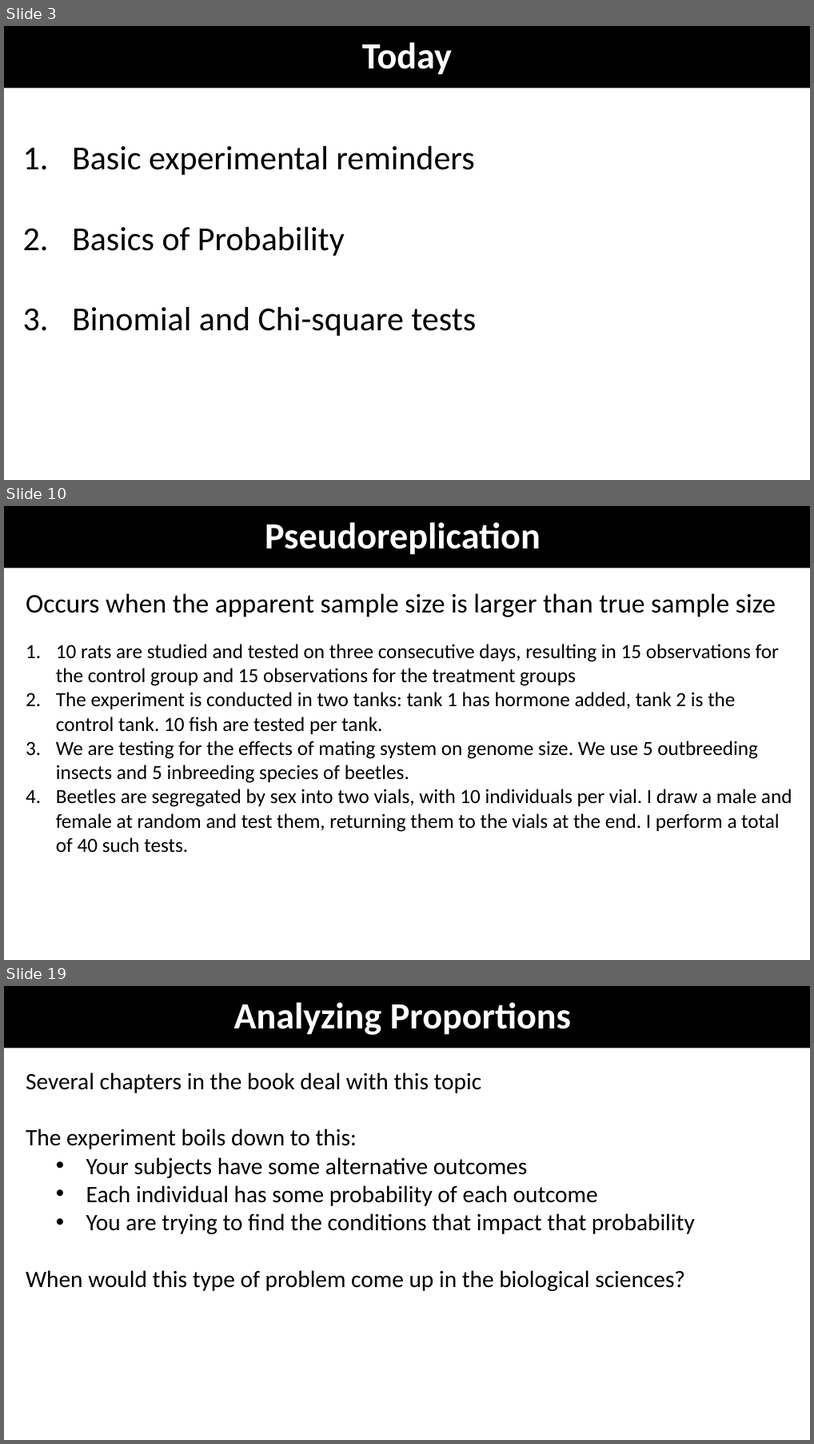
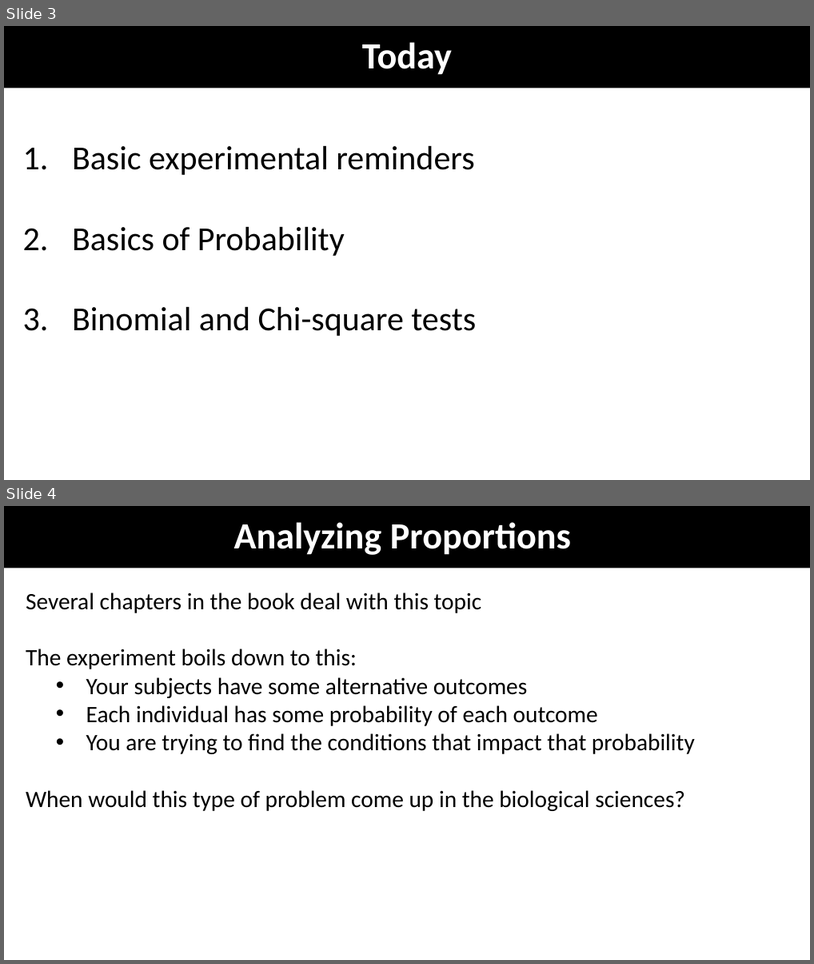
Before and after one commit to coleoguy/coleoguy.github.io, a slide deck: teaching/expdes/old/lectures/week4.pptx. Shown one above the other, each under a label of ours: slides 3, 10 and 19 before the commit, slides 3 and 4 after it; the slides between them are not shown. The pictures are 814x1444 and 814x964 pixels, drawn with LibreOffice and Linux fonts; fonts in the diff are those of the drawing. Boxes give left, top, right and bottom in pixels: in the first picture for what was removed or moved away, otherwise in the second. Text is boxed around its words. In the diff, an @@ line names an element or a change of style, - is before the commit and + after.

```diff
--- a/teaching/expdes/old/lectures/week4.pptx
+++ b/teaching/expdes/old/lectures/week4.pptx
@@ slide 10 removed at <box>4,506,810,960</box>, background #FFFFFF @@
@@ title removed at <box>4,506,810,568</box> @@
-Pseudoreplication
@@ text removed at <box>26,593,793,852</box> @@
-Occurs when the apparent sample size is larger than true sample size
-1. 10 rats are studied and tested on three consecutive days, resulting in 15 observations for the control group and 15 observations for the treatment groups
-2. The experiment is conducted in two tanks: tank 1 has hormone added, tank 2 is the control tank. 10 fish are tested per tank.
-3. We are testing for the effects of mating system on genome size. We use 5 outbreeding insects and 5 inbreeding species of beetles.
-4. Beetles are segregated by sex into two vials, with 10 individuals per vial. I draw a male and female at random and test them, returning them to the vials at the end. I perform a total of 40 such tests.
@@ what was slide 19 is now slide 4 @@
```
Also in this commit, not shown: 18 other slides removed, 9 other files.
